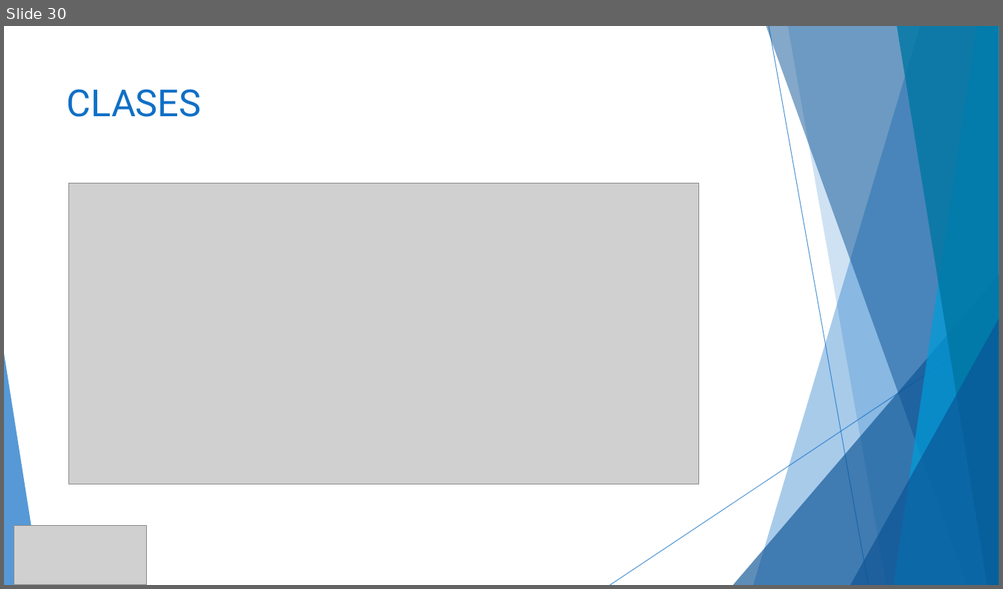
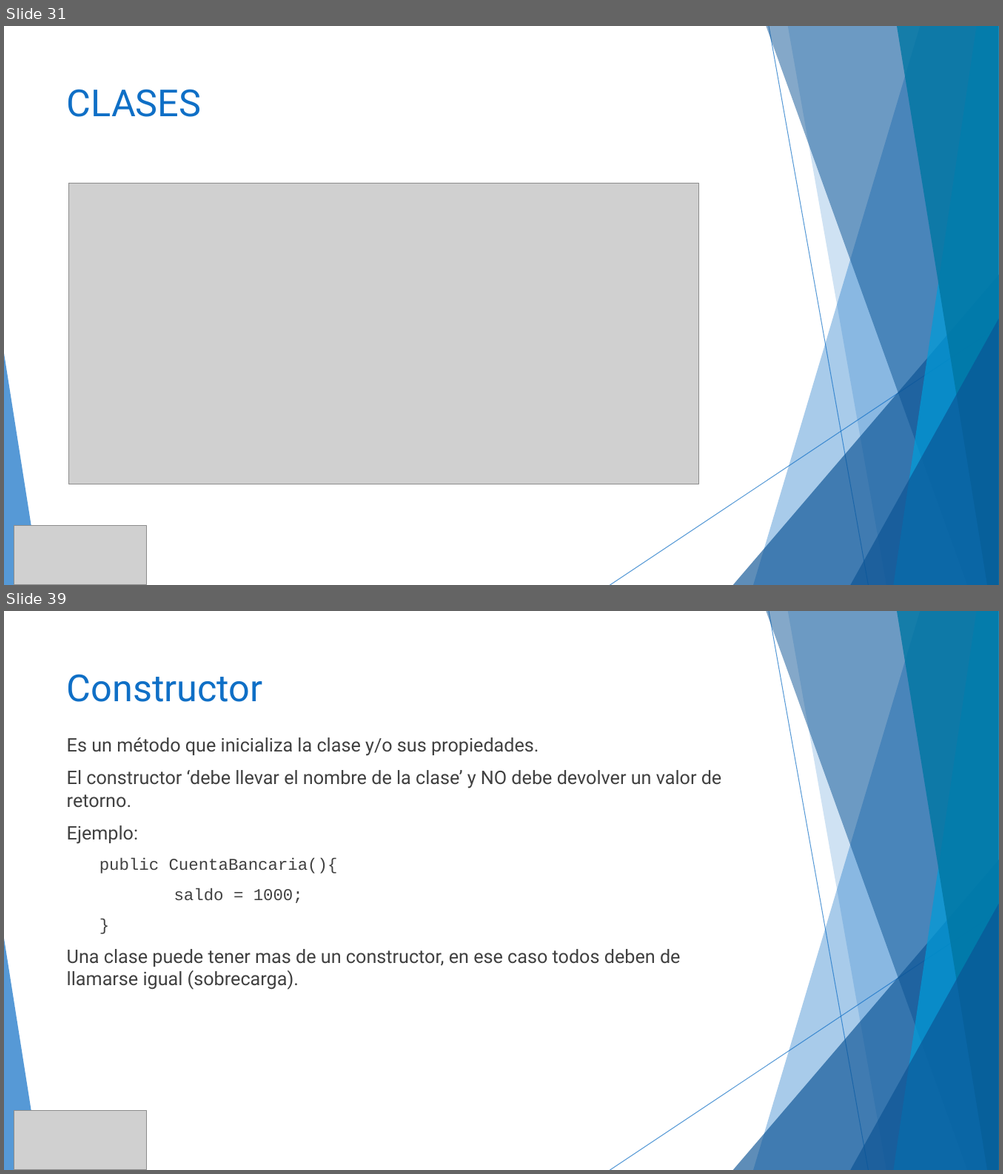
Before and after one commit to MChuil/Java, a slide deck: JAVA.pptx. Shown one above the other, each under a label of ours: slide 30 before the commit, slides 31 and 39 after it; the slides between them are not shown. The pictures are 1003x589 and 1003x1174 pixels, drawn with LibreOffice and Linux fonts; fonts in the diff are those of the drawing; grey boxes stand for pictures. Boxes give left, top, right and bottom in pixels: in the first picture for what was removed or moved away, otherwise in the second. Text is boxed around its words. In the diff, an @@ line names an element or a change of style, - is before the commit and + after.

```diff
--- a/JAVA.pptx
+++ b/JAVA.pptx
@@ slide 39 added at [4,611,999,1170], background #FFFFFF; not listed: 10 template elements that a slide beside it also shows @@
@@ title added at [67,674,263,702], 36 pt, text #0F6FC6 @@
+Constructor
@@ text added at [67,738,722,990], 18 pt, text #404040 @@
+Es un método que inicializa la clase y/o sus propiedades.
+El constructor ‘debe llevar el nombre de la clase’ y NO debe devolver un valor de retorno.
+Ejemplo:
+  public CuentaBancaria(){
+  saldo = 1000;
+  }
+Una clase puede tener mas de un constructor, en ese caso todos deben de llamarse igual (sobrecarga).
@@ picture added at [14,1111,147,1170] @@
@@ what was slide 30 is now slide 31 @@
```
Also in this commit, not shown: 2 slides changed, 14 other slides added, 17 other files.
